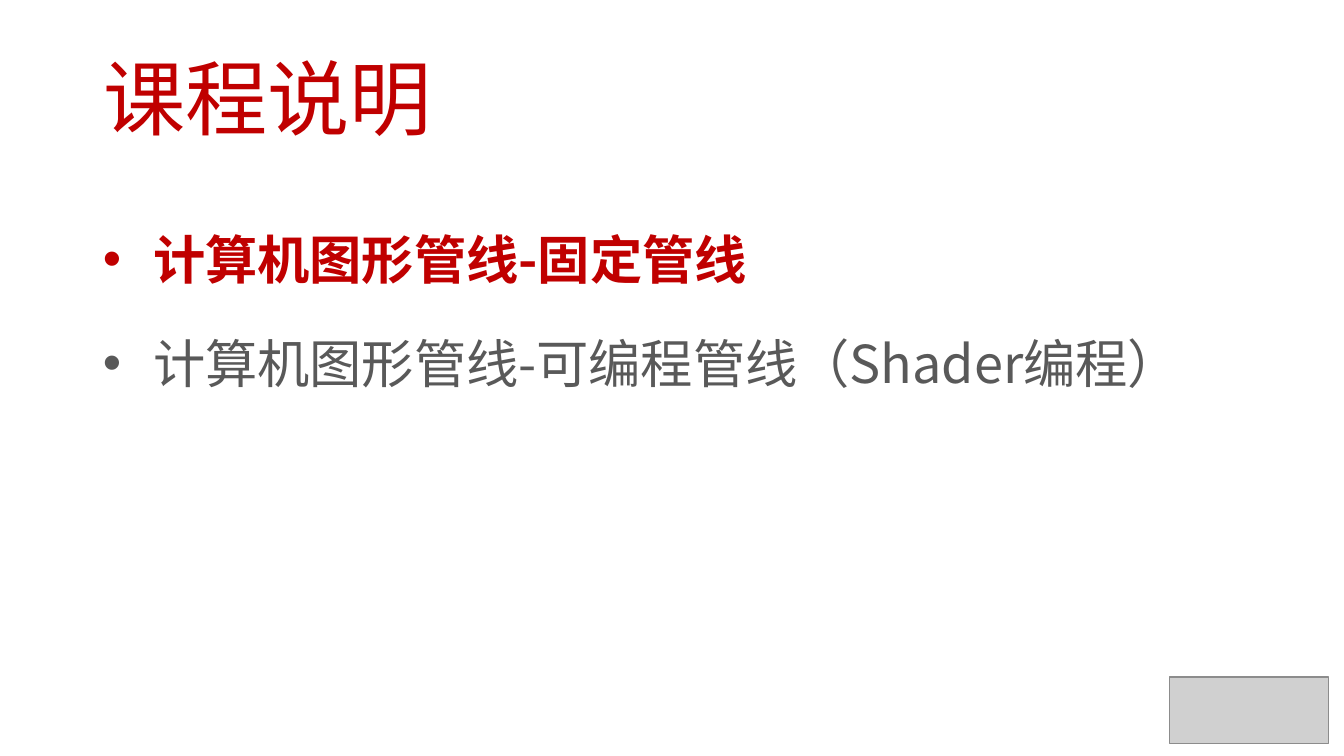
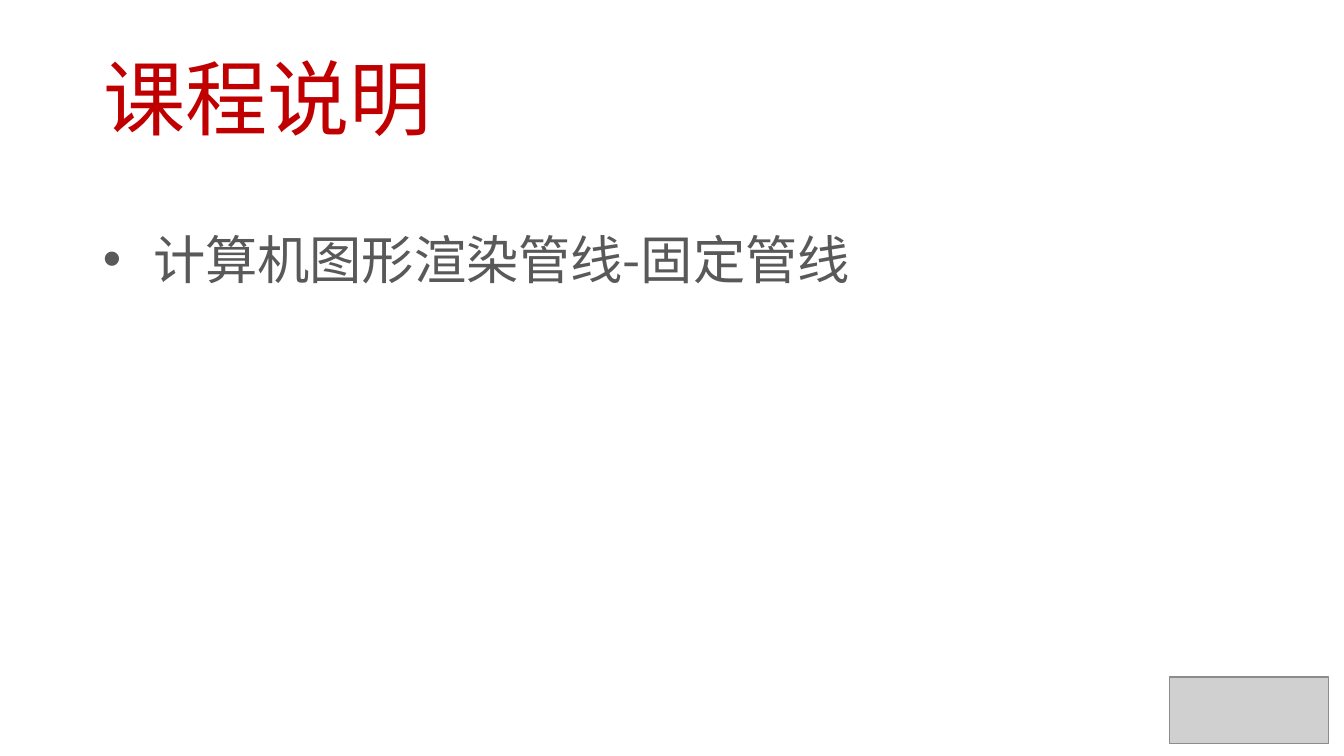
Before and after one commit to EDUCourseSeries/GraphicsPipeline, a slide deck: slide 4 of PPT/Graphics Pipeline01-课程介绍.pptx. Drawn at 1344x756 pixels with LibreOffice and Linux fonts; fonts in the diff are those of the drawing; grey boxes stand for pictures. Boxes give left, top, right and bottom in pixels: in the first picture for what was removed or moved away, otherwise in the second. Text is boxed around its words. In the diff, an @@ line names an element or a change of style, - is before the commit and + after.

```diff
--- a/PPT/Graphics Pipeline01-课程介绍.pptx
+++ b/PPT/Graphics Pipeline01-课程介绍.pptx
@@ text at box(153, 235, 850, 284): text changed @@
-• 计算机图形管线-固定管线
-• 计算机图形管线-可编程管线（Shader编程）
+• 计算机图形渲染管线-固定管线
```
Also in this commit, not shown: 4 other slides changed, 3 slides added, 15 other files.
